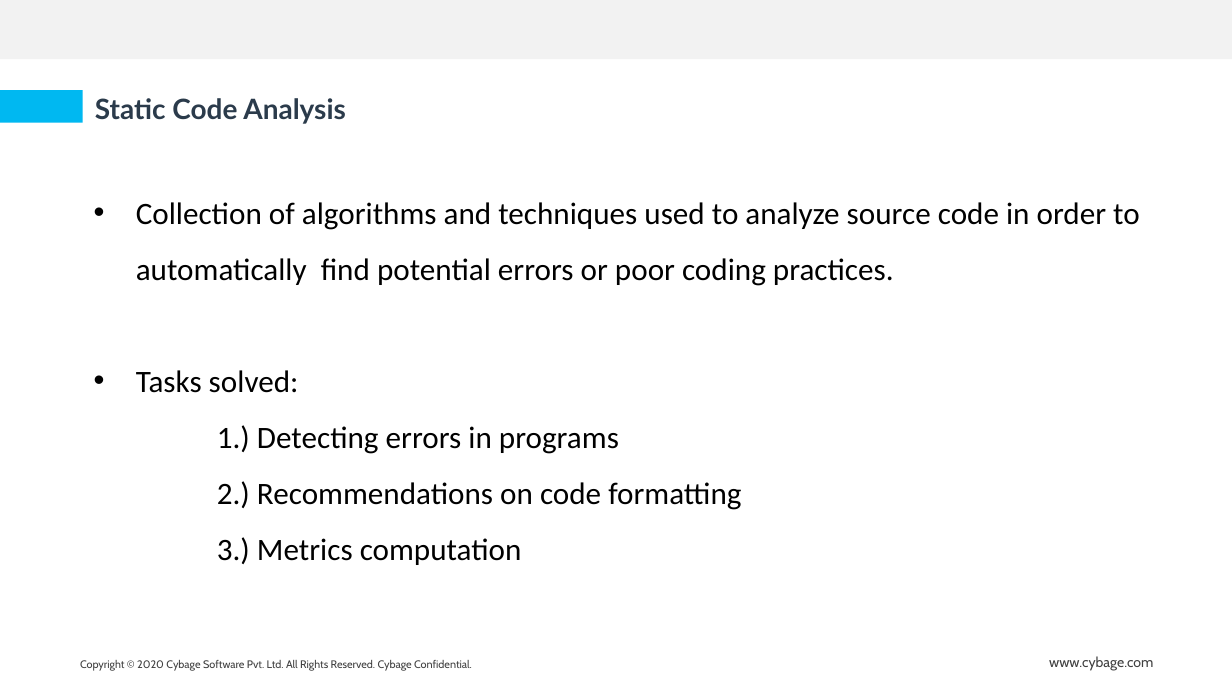
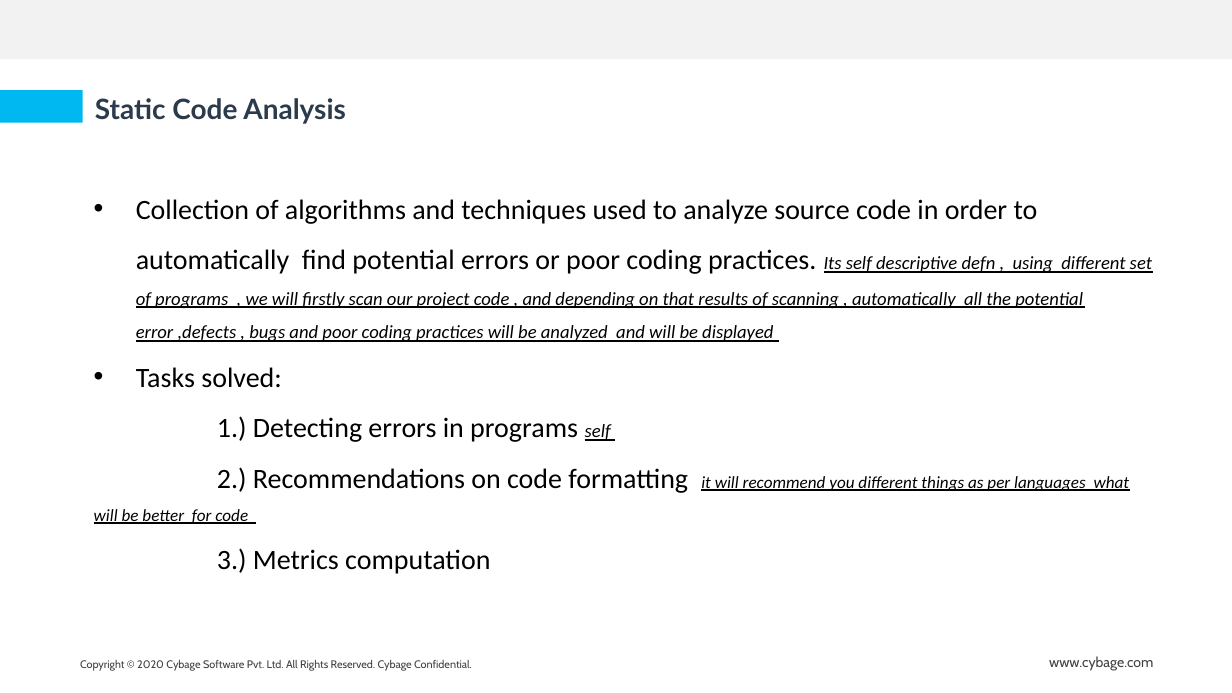
Before and after one commit to abcruturaj/Snyk_Docx, a slide deck: slide 4 of SonarQube.pptx. Drawn at 1232x693 pixels with LibreOffice and Linux fonts; fonts in the diff are those of the drawing; background and template pictures are left out. Boxes give left, top, right and bottom in pixels: in the first picture for what was removed or moved away, otherwise in the second. Text is boxed around its words. In the diff, an @@ line names an element or a change of style, - is before the commit and + after.

Commit message:
Updated Documents snyk and trivy and prepraing differential docx betwn Trivy vs Snyk

```diff
--- a/SonarQube.pptx
+++ b/SonarQube.pptx
@@ text at <box>136,199,1152,342</box>: text changed; size 20 to 12 pt; italic on @@
-• Collection of algorithms and techniques used to analyze source code in order to automatically find potential errors or poor coding practices.
+• Collection of algorithms and techniques used to analyze source code in order to automatically find potential errors or poor coding practices. Its self descriptive defn , using different set of programs , we will firstly scan our project code , and depending on that results of scanning , automatically all the potential error ,defects , bugs and poor coding practices will be analyzed and will be displayed
@@ text at <box>136,367,490,574</box>: size 20 to 18 pt in "Tasks solved:", "3.) Metrics computation" @@
@@ text at <box>94,416,1130,524</box>: text changed; size 20 to 11 pt; italic on @@
-1.) Detecting errors in programs
-2.) Recommendations on code formatting
+1.) Detecting errors in programs self
+2.) Recommendations on code formatting it will recommend you different things as per languages what will be better for code
```
Also in this commit, not shown: 4 other slides changed, 2 slides added, 1 slide removed, 2 other files.
